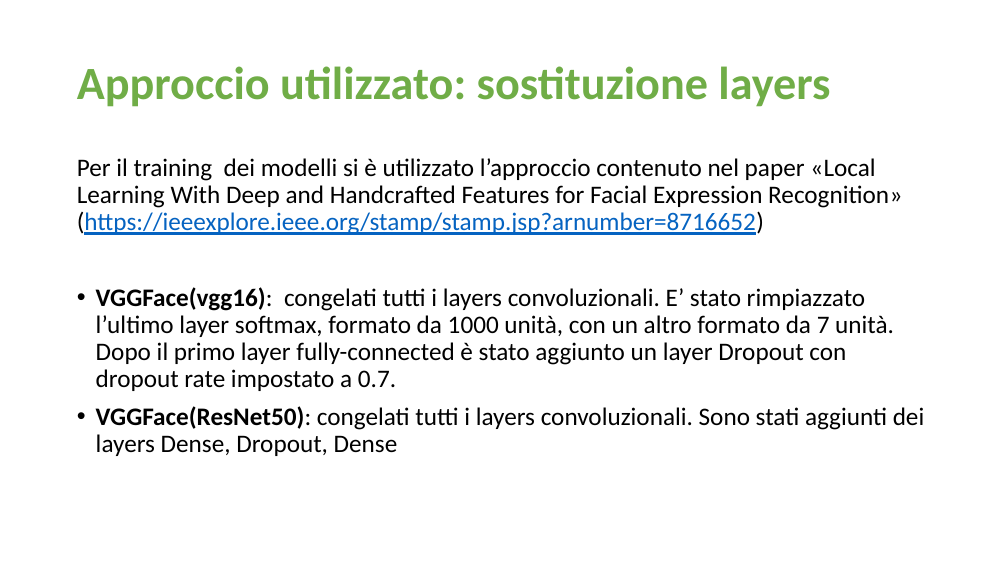
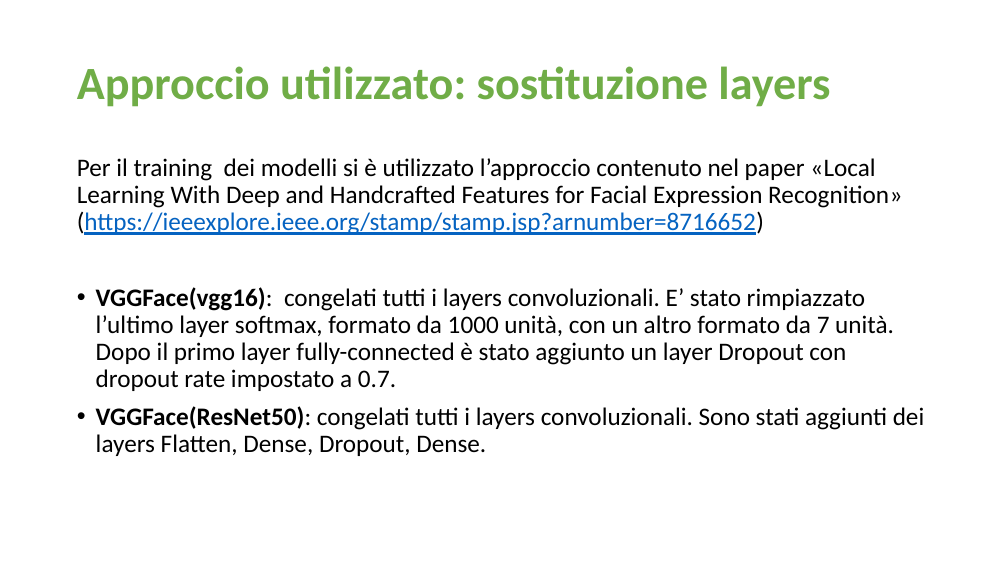
Before and after one commit to LopaneNicola/FaceDetection, a slide deck: slide 5 of documentazione/presentazione sys.pptx (slide 4 before the commit). Drawn at 1008x567 pixels with LibreOffice and Linux fonts; fonts in the diff are those of the drawing. Boxes give left, top, right and bottom in pixels: in the first picture for what was removed or moved away, otherwise in the second. Text is boxed around its words. In the diff, an @@ line names an element or a change of style, - is before the commit and + after.

```diff
--- a/documentazione/presentazione sys.pptx
+++ b/documentazione/presentazione sys.pptx
@@ text at box(96, 406, 925, 456): text changed @@
-• VGGFace(ResNet50): congelati tutti i layers convoluzionali. Sono stati aggiunti dei layers Dense, Dropout, Dense
+• VGGFace(ResNet50): congelati tutti i layers convoluzionali. Sono stati aggiunti dei layers Flatten, Dense, Dropout, Dense.
```
Also in this commit, not shown: 2 other slides changed, 1 slide added.
